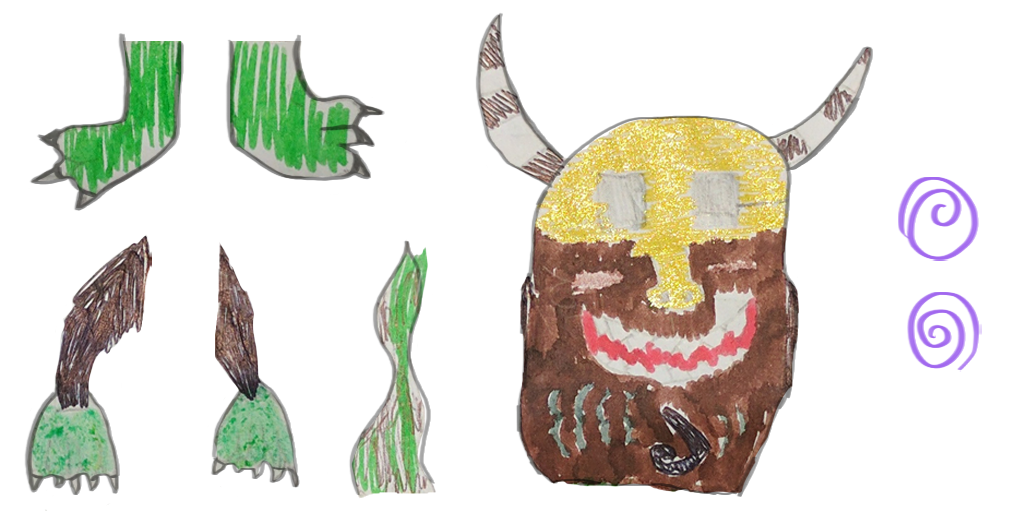
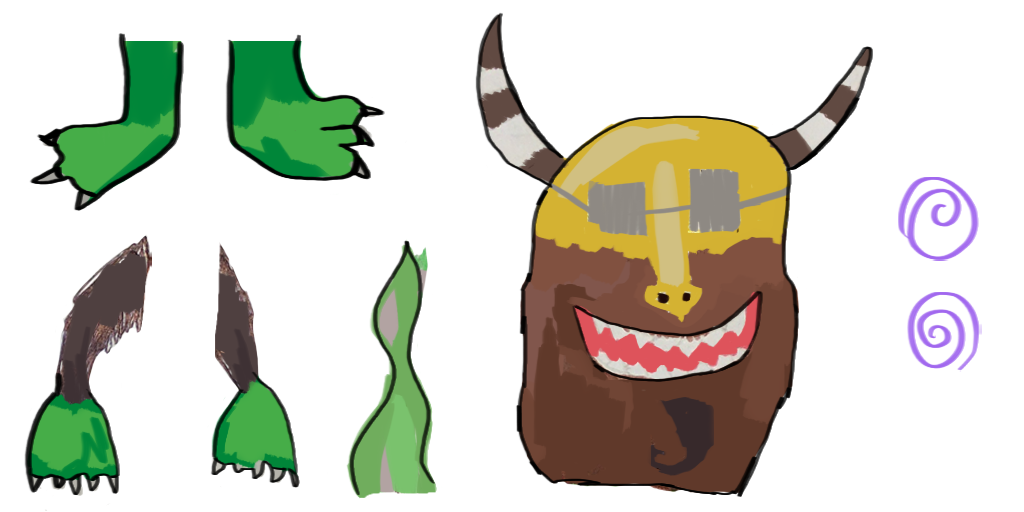
Layer changes from the first 1024 x 512 image to the second:
"outlines": opacity 47% → 100%, painted on it over [24,12,873,497]
added layer "mouth" above "helmet" over [33,107,807,498]
added layer "helmet" above "Colour" over [294,12,873,459]
added layer "Colour" above "Layer 5" over [24,12,812,499]
painted on "Layer 5" over [571,118,787,190]
